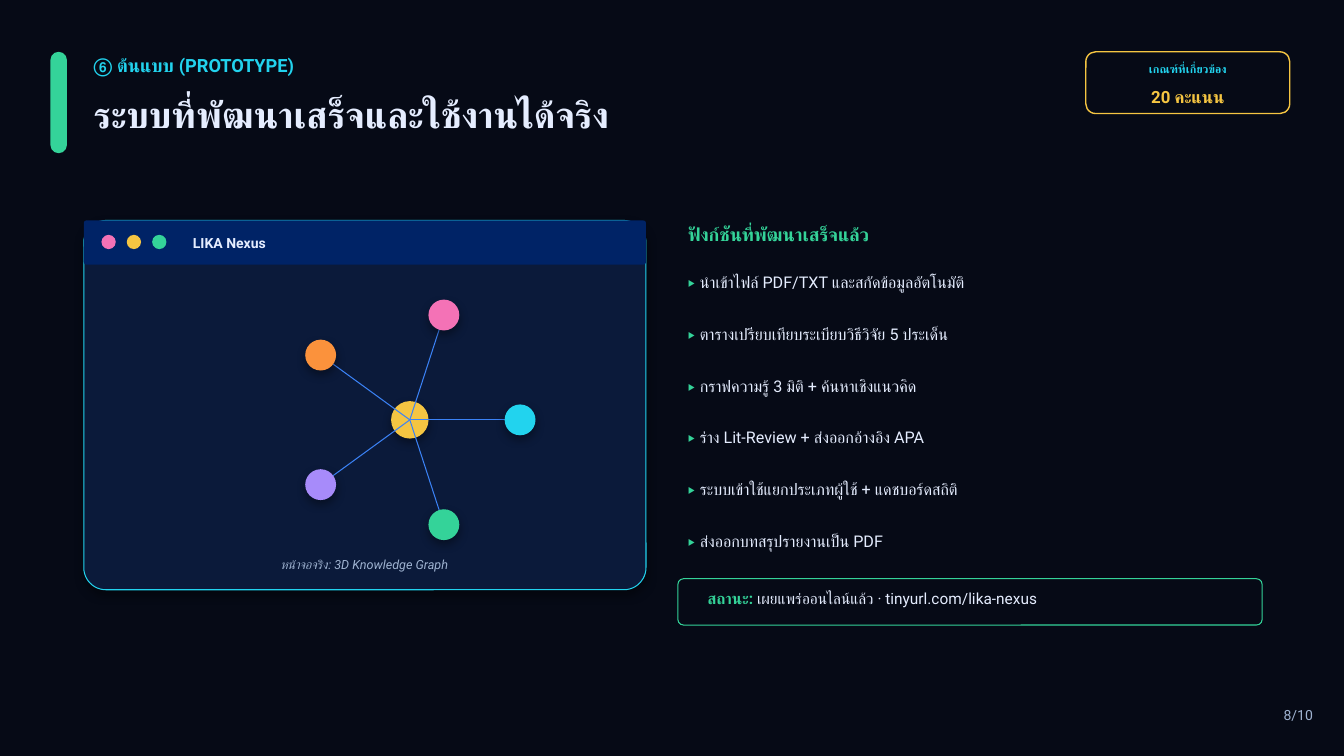
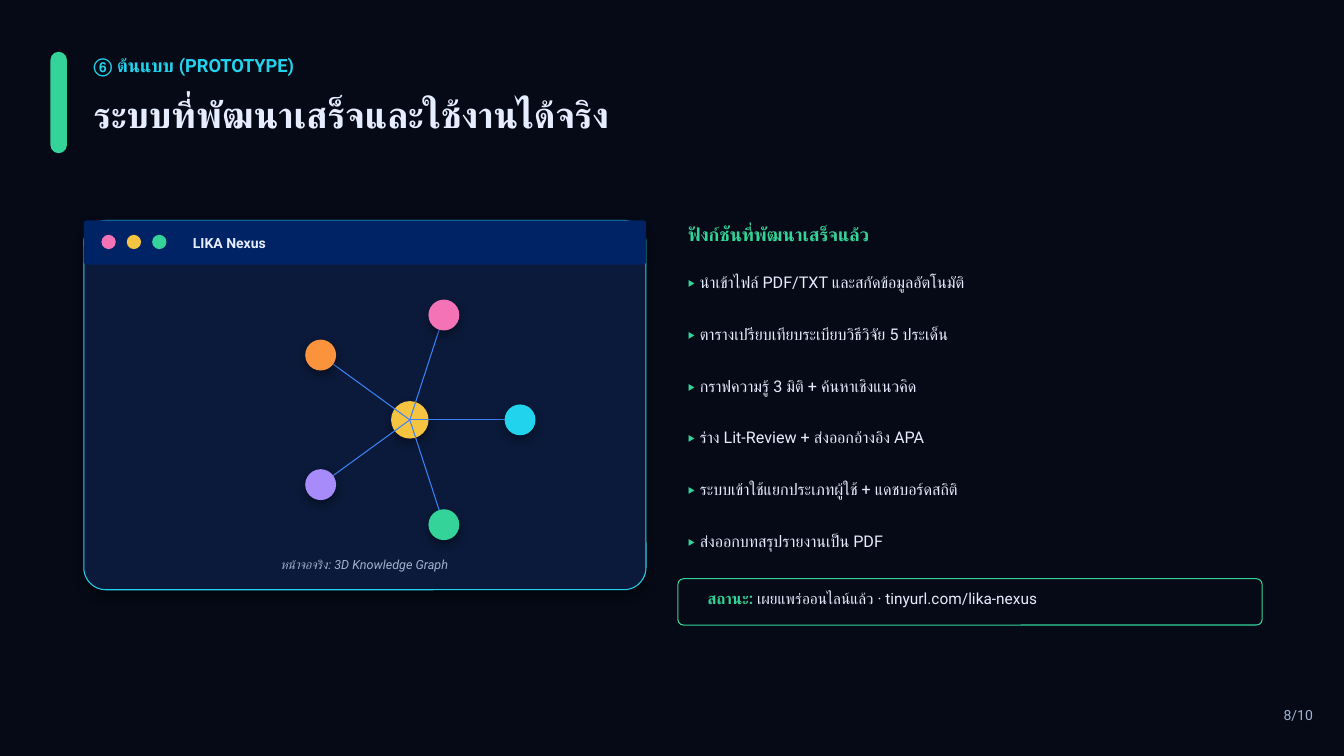
Before and after one commit to kanchanathsao-crypto/lika-lit-review-helper-, a slide deck: slide 8 of LIKA_Concept_Paper.pptx. Drawn at 1344x756 pixels with LibreOffice and Linux fonts; fonts in the diff are those of the drawing. Boxes give left, top, right and bottom in pixels: in the first picture for what was removed or moved away, otherwise in the second. Text is boxed around its words. In the diff, an @@ line names an element or a change of style, - is before the commit and + after.

```diff
--- a/LIKA_Concept_Paper.pptx
+++ b/LIKA_Concept_Paper.pptx
@@ rounded rectangle removed at <box>1086,51,1290,113</box> @@
@@ text removed at <box>1149,64,1227,73</box> @@
-เกณฑ์ที่เกี่ยวข้อง
@@ text removed at <box>1151,91,1225,104</box> @@
-20 คะแนน
```
Also in this commit, not shown: 4 other slides changed, 1 other file.
